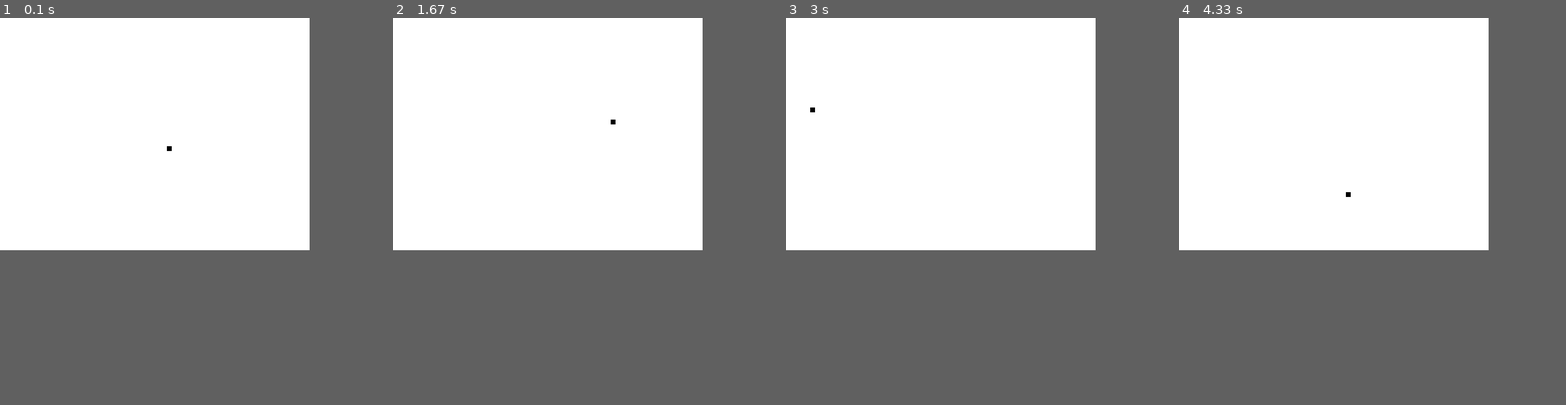
Above: before the commit, frames 1-4 (left to right).
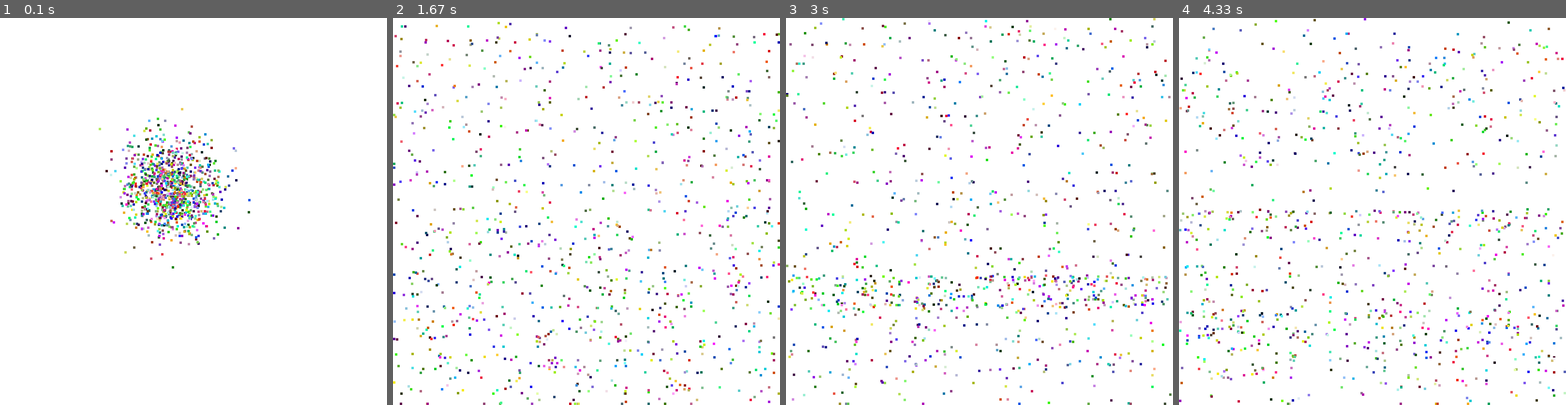
Above: after the commit, the same moments.

Repository: Grayson112233/pygame-physics
Game: pygame game, started from main.py
Two runs of this game, one before a commit and one after it. Both use one fixed random seed, a clock stepped at 60 frames per second and the inputs below.
Inputs:
- Up to frame 1 (0.1 s): no input
- Up to frame 2 (1.67 s): tap Enter at 0.33 s
- Up to frame 3 (3 s): no input
- Up to frame 4 (4.33 s): no input
In our replay, the window is 640x480 before the commit and 800x800 after it. These sizes can differ from the game's own. Grey fills any space a smaller window leaves; there, only what the larger window draws over its background counts as a difference.

The runs differ from the first frame. In frame 1, 2.8% of the frame differs, in the area x 25-65%, y 23-65%; in frame 2, 3.8%, in the area x 0-100%, y 1-100%; in frame 3, 3.8%; in frame 4, 3.8%.

Commit message:
Added colors, multiple particles

Diff:
--- a/ball.py
+++ b/ball.py
@@ -4,14 +4,14 @@
 
 class Ball():
 
-    def __init__(self, x, y, vx=0, vy=0):
+    def __init__(self, x, y, vx=0, vy=0, color=(0, 0, 0)):
         self.x = x
         self.y = y
         self.vx = vx
         self.vy = vy
-        self.width = 10
-        self.height = 10
-        self.color = (0, 0, 0)
+        self.width = 5
+        self.height = 5
+        self.color = color
 
     # Bounce off of walls with inelastic collisions
     def collide_walls(self):
@@ -26,9 +26,14 @@
             self.vy = -self.vy
         if self.y > globals.height - self.height:
             self.y = globals.height - self.height
-            self.vy = -self.vy
+            self.vy = -self.vy * 0.8
 
     def update(self):
+        # Apply friction
+        self.vx -= self.vx * globals.friction
+        # Apply gravity
+        self.vy += globals.gravity
+        # Move ball
         self.x += self.vx
         self.y += self.vy
         self.collide_walls()
--- a/globals.py
+++ b/globals.py
@@ -4,3 +4,5 @@
 height = None
 event = None
 fps = None
+friction = None
+gravity = None
--- a/main.py
+++ b/main.py
@@ -1,13 +1,16 @@
 import pygame
 import globals
+import numpy
+import random
 from display import update_display_mode, toggle_fullscreen
 from input import isKeyJustPressed, isKeyPressed
 from ball import Ball
 
-globals.width = 640
-globals.height = 480
+globals.width = 800
+globals.height = 800
 globals.fps = 60
-
+globals.friction = 0.005
+globals.gravity = 0.1
 
 def main():
 
@@ -16,9 +19,12 @@
     clock = pygame.time.Clock()
 
     entities = []
-    entities.append(Ball(globals.width / 2, globals.height / 2, 5, 5))
+    for i in range(1000):
+        entities.append(Ball(globals.width / 2, globals.height / 2, numpy.random.normal(-10, 10), numpy.random.normal(-10, 10), (random.randint(0, 255), random.randint(0, 255), random.randint(0, 255))))
 
     running = True
+
+    globals.window.fill((255, 255, 255))
 
     while(running):
 
